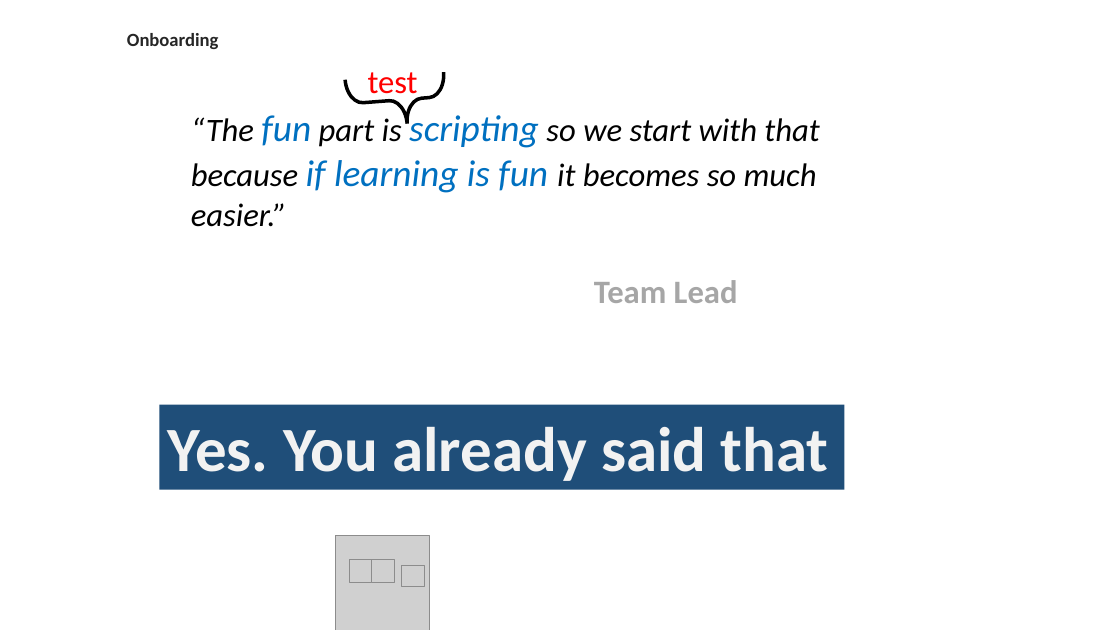
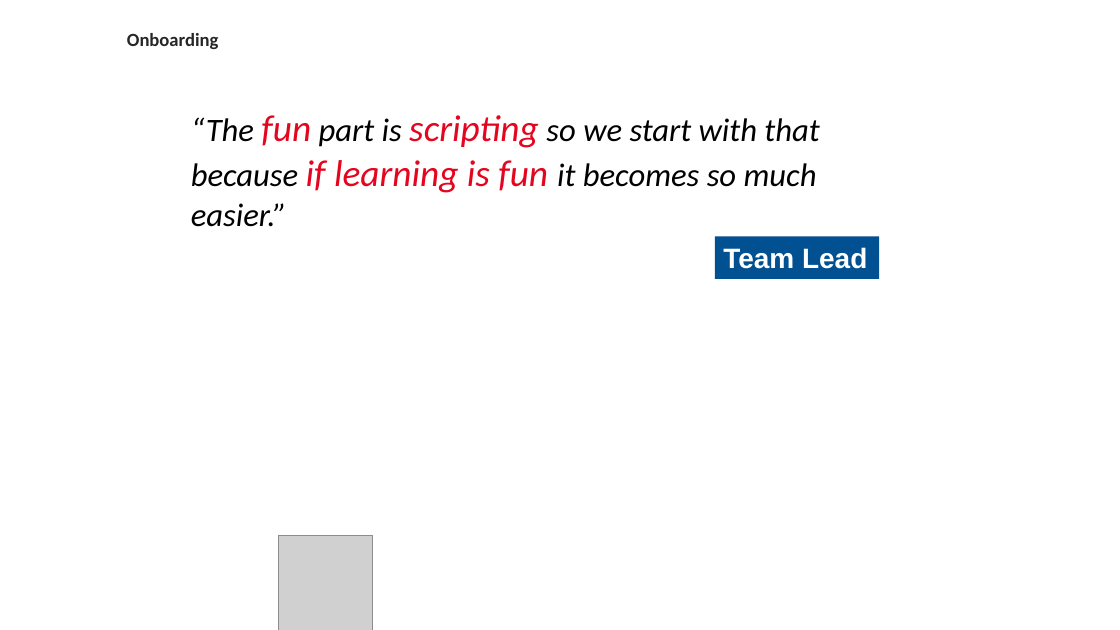
Before and after one commit to DjoolsNL/EersteMaand, a slide deck: slide 13 of A Introductie Voor De Cursist/Eerste Maand Onboarding Kit IT-Line BEE LKQ.pptx (slide 15 before the commit). Drawn at 1120x630 pixels with LibreOffice and Linux fonts; fonts in the diff are those of the drawing; grey boxes stand for pictures; background and template pictures are left out. Boxes give left, top, right and bottom in pixels: in the first picture for what was removed or moved away, otherwise in the second. Text is boxed around its words. In the diff, an @@ line names an element or a change of style, - is before the commit and + after.

```diff
--- a/A Introductie Voor De Cursist/Eerste Maand Onboarding Kit IT-Line BEE LKQ.pptx
+++ b/A Introductie Voor De Cursist/Eerste Maand Onboarding Kit IT-Line BEE LKQ.pptx
@@ left brace removed at bbox=[345, 72, 448, 128] @@
@@ text removed at bbox=[368, 72, 418, 101] @@
-test
@@ text "“The fun part is scripting ..." at bbox=[191, 115, 819, 227]: text colour #0070C0 to #E4051F in "fun scripting if learning is fun" @@
@@ rectangle "Team Lead": place and size @@
-rectangle "Team Lead" at bbox=[594, 280, 738, 303]
+rectangle "Team Lead" at bbox=[715, 237, 880, 279]
@@ rectangle "Team Lead" at bbox=[715, 237, 880, 279]: size 28 to 24 pt, font Calibri to Arial, text colour #A6A6A6 to #FFFFFF; vertical alignment top to middle; fill none to #005092 @@
@@ rectangle removed at bbox=[160, 405, 845, 490] @@
-Yes. You already said that
@@ picture: place and size @@
-picture at bbox=[335, 536, 429, 630]
+picture at bbox=[279, 536, 373, 630]
@@ group removed at bbox=[350, 560, 424, 586]: 4 pictures @@
```
Also in this commit, not shown: 33 other slides changed, 2 slides added, 3 slides removed, 3 other files.
